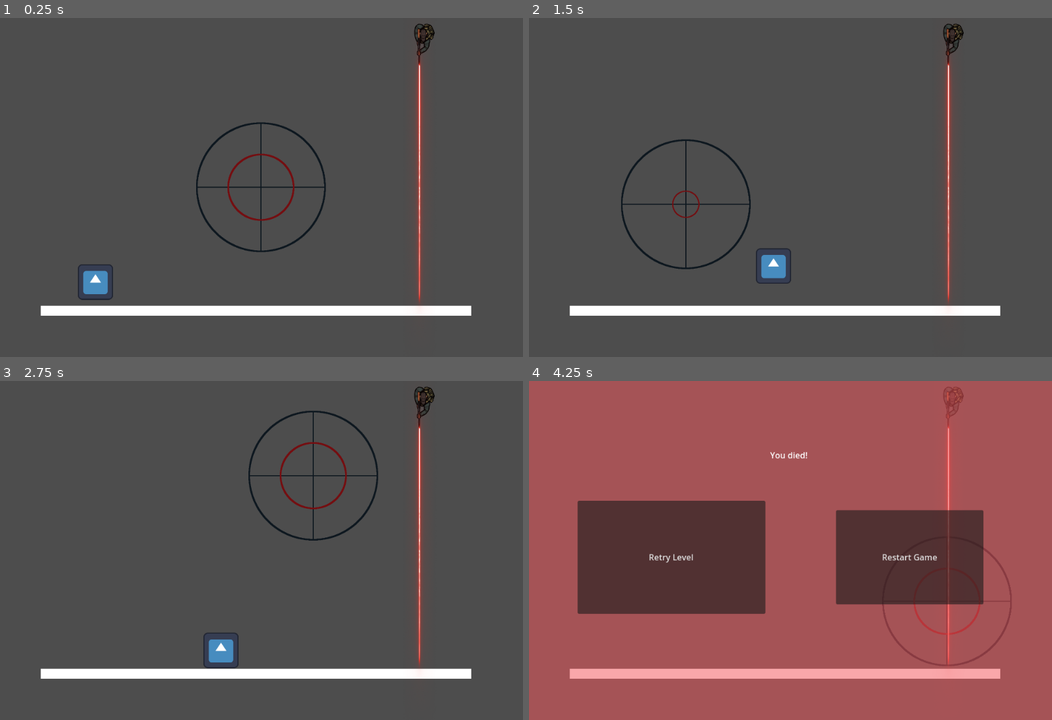
Above: before the commit, frames 1-4 (two rows, left to right).
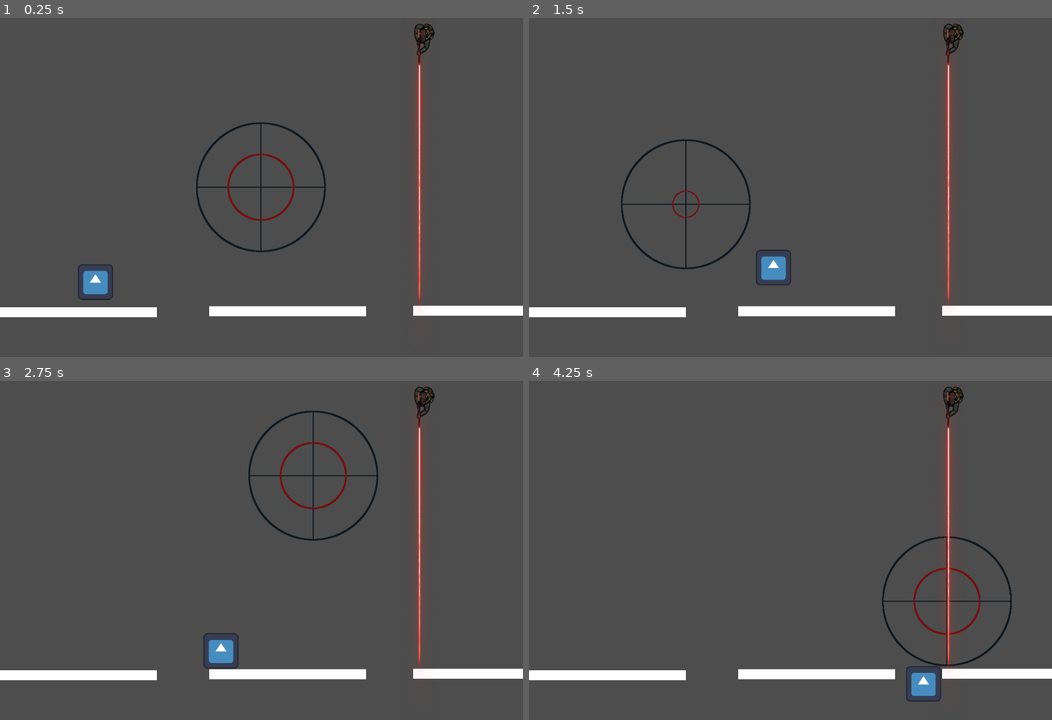
Above: after the commit, the same moments.

Repository: azsocha/Protect-the-VIP
Game: Godot game, scene res://Level2.tscn
The game is run twice, just before and just after one commit, with the same random seed, the same clock (stepped at 60 frames per second) and the same inputs. This scene is started directly instead of the project's main scene. The engine's default icon, where the game draws it, is replaced by a stand-in: a white triangle on a blue panel in a dark square.
Inputs (mouse positions are in pixels of both pictures, inside the frame that each line leads up to):
- Up to frame 1 (0.25 s): no input
- Up to frame 2 (1.5 s): move the mouse to (905, 170) at 0.52 s; hold Right (move_right) from 0.53 s (still down); click (905, 170) at 0.6 s; tap Space (jump) at 0.77 s; move the mouse to (685, 204) at 1.27 s; click (685, 204) at 1.35 s
- Up to frame 3 (2.75 s): tap Space (jump) at 1.52 s; move the mouse to (313, 475) at 2.02 s; release Right (move_right) at 2.03 s; hold A (move_left) from 2.03 s (still down); click (313, 475) at 2.1 s
- Up to frame 4 (4.25 s): move the mouse to (764, 618) at 2.77 s; release A (move_left) at 2.78 s; hold Right (move_right) from 2.78 s (still down); click (764, 618) at 2.85 s; tap Space (jump) at 3.02, 3.77 s; move the mouse to (947, 601) at 3.52 s; click (947, 601) at 3.6 s

The runs differ from the first frame. In frame 1, 1.6% of the frame differs, in the area x 0-100%, y 84-89%; in frame 2, 1.7%; in frame 3, 1.6%; in frame 4, 99%, in the area x 0-100%, y 0-100%.

Commit message:
Level 2 Build
Middle Platform is Placeholder for Bomber Location

Diff:
--- a/team-3-final-project/Level2.tscn
+++ b/team-3-final-project/Level2.tscn
@@ -9,8 +9,16 @@
 [node name="Level 2" type="Node2D"]
 
 [node name="platform" parent="." instance=ExtResource("1_y4nvs")]
-position = Vector2(80, 551)
-scale = Vector2(4.38889, 1)
+position = Vector2(1, 554)
+scale = Vector2(1.6, 1)
+
+[node name="platform2" parent="." instance=ExtResource("1_y4nvs")]
+position = Vector2(401, 552)
+scale = Vector2(1.6, 1)
+
+[node name="platform3" parent="." instance=ExtResource("1_y4nvs")]
+position = Vector2(791, 551)
+scale = Vector2(1.6, 1)
 
 [node name="player" parent="." instance=ExtResource("2_c2ylu")]
 position = Vector2(182, 475)
